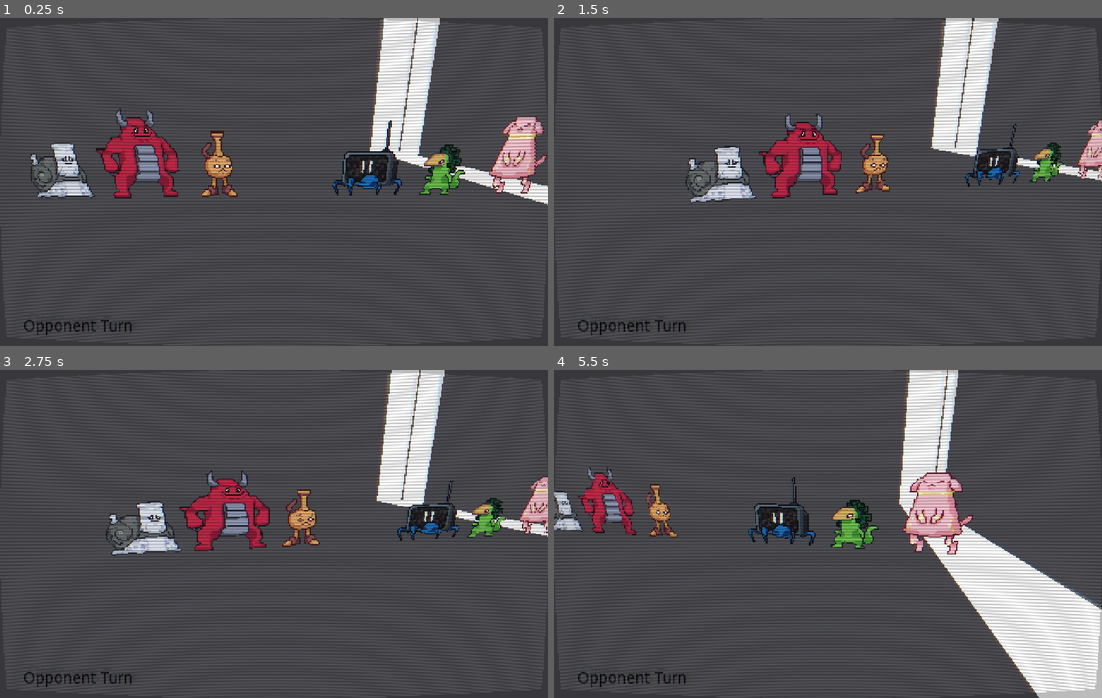
Above: before the commit, frames 1-4 (two rows, left to right).
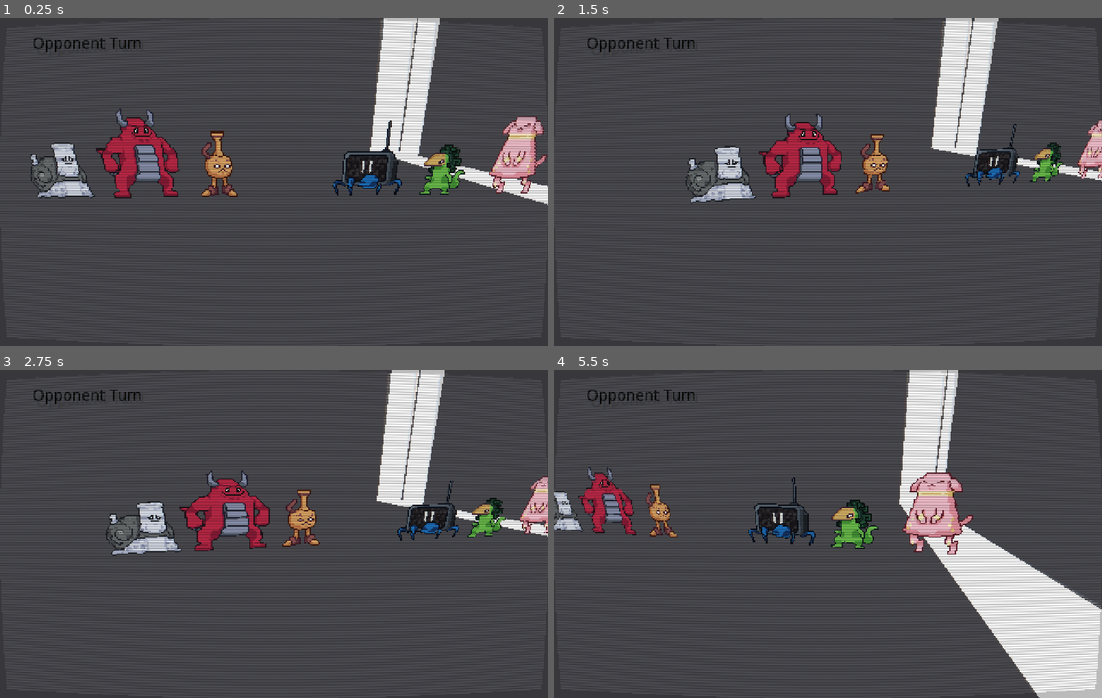
Above: after the commit, the same moments.

Repository: Hairic95/Yolky-RPG
Game: Godot game, scene res://Src/Scenes/3DBattleScene.tscn
Two runs of this game, one before a commit and one after it. Both use one fixed random seed, a clock stepped at 60 frames per second and the inputs below.
Inputs:
- Up to frame 1 (0.25 s): no input
- Up to frame 2 (1.5 s): no input
- Up to frame 3 (2.75 s): no input
- Up to frame 4 (5.5 s): no input

The runs differ from the first frame. In frame 1, 5.2% of the frame differs, in the area x 4-100%, y 0-97%; in frame 2, 4.2%; in frame 3, 4.3%; in frame 4, 7.9%, in the area x 0-100%, y 0-99%.

Commit message:
new stuff

Diff:
--- a/Assets/Shaders/crt_effect.tres
+++ b/Assets/Shaders/crt_effect.tres
@@ -98,10 +98,10 @@
 shader_param/show_vignette = false
 shader_param/vignette_opacity = 0.2
 shader_param/show_horizontal_scan_lines = true
-shader_param/horizontal_scan_lines_amount = 180.0
+shader_param/horizontal_scan_lines_amount = 120.0
 shader_param/horizontal_scan_lines_opacity = 1.0
 shader_param/show_vertical_scan_lines = false
 shader_param/vertical_scan_lines_amount = 320.0
 shader_param/vertical_scan_lines_opacity = 1.0
-shader_param/boost = 1.2
-shader_param/aberration_amount = 1.0
+shader_param/boost = 1.0
+shader_param/aberration_amount = 0.3
--- a/Data/characters.json
+++ b/Data/characters.json
@@ -1,6 +1,7 @@
 {
 	"pandira" :
 	{
+		"name": "Pandira",
 		"stats" :
 		{
 			"attack" : 1,
@@ -19,6 +20,7 @@
 	},
 	"pandira2" :
 	{
+		"name": "Pandira",
 		"stats" :
 		{
 			"attack" : 1,
@@ -37,6 +39,7 @@
 	},
 	"boevit" :
 	{
+		"name": "Boevit",
 		"stats" :
 		{
 			"attack" : 8,
@@ -55,6 +58,7 @@
 	},
 	"vhrab" :
 	{
+		"name": "Vhrab",
 		"stats" :
 		{
 			"attack" : 5,
@@ -73,6 +77,7 @@
 	},
 	"slandle" :
 	{
+		"name": "Slandle",
 		"stats" :
 		{
 			"attack" : 1,
@@ -91,6 +96,7 @@
 	},
 	"slandle2" :
 	{
+		"name": "Slandle",
 		"stats" :
 		{
 			"attack" : 1,
@@ -109,6 +115,7 @@
 	},
 	"peakoli" :
 	{
+		"name": "Peakoli",
 		"stats" :
 		{
 			"attack" : 1,
@@ -127,6 +134,7 @@
 	},
 	"potkin" :
 	{
+		"name": "Potkin",
 		"stats" :
 		{
 			"attack" : 1,
@@ -142,22 +150,5 @@
 			"front_attack",
 			"front_attack"
 		]
-	},
-	"bomborolo" :
-	{
-		"stats" :
-		{
-			"attack" : 1,
-			"maxhp" : 10,
-			"speed" : 4
-		},
-		"model" : "BomboroloModel",
-		"actions" :
-		[
-			"test",
-			"test_ranged",
-			"test_ranged",
-			"test_ranged"
-		]
 	}
 }
--- a/Src/Entities/3DCombatant.gd
+++ b/Src/Entities/3DCombatant.gd
@@ -1,5 +1,7 @@
 extends Spatial
 class_name Combatant3D
+
+var critter_name : String = ""
 
 # Combat Logic
 var current_hp : int = 1
@@ -34,6 +36,8 @@
 
 func Combatant(dict_data : Dictionary, starting_translation : Vector3):
 	# Data setting
+	if dict_data.has("name"):
+		critter_name = dict_data.name
 	if dict_data.has("stats"):
 		if dict_data.stats.has("attack") and dict_data.stats.has("maxhp") and dict_data.stats.has("speed"):
 			stats = dict_data.stats
@@ -60,54 +64,6 @@
 	}
 
 	animation_stack.append(new_animation)
-"""
-func play_first_animation():
-	if animation_stack.size() == 0:
-		is_playing_animation = false
-		BattleTurnHandler.emit_signal("combat_animation_ended")
-		return
-
-
-	is_playing_animation = true
-
-	var anim_to_execute = animation_stack.pop_front()
-
-	$MovementTween.interpolate_property(self, "translation", translation, anim_to_execute.pos,
-										model.get_anim_length(anim_to_execute.anim_name),
-										Tween.TRANS_LINEAR, Tween.EASE_IN)
-	$MovementTween.start()
-
-	model.play(anim_to_execute.anim_name)
-
-func play_non_combat_animation(anim_to_execute, final_translation = translation):
-	$NonCombatTween.interpolate_property(self, "translation", translation, final_translation,
-										model.get_anim_length(anim_to_execute),
-										Tween.TRANS_LINEAR, Tween.EASE_IN)
-	$NonCombatTween.start()
-
-	model.play(anim_to_execute)
-"""
-func on_movement_tween_completed():
-	#play_first_animation()
-	pass
-
-func attack_enemy():
-	BattleTurnHandler.emit_signal("damage_targets")
-"""
-func encounter_start_movement(move_position : Vector2):
-	if !is_playing_animation:
-		play_non_combat_animation("Moving")
-"""
-func attack_to_position(attack_translation : Vector3):
-	if !is_playing_animation:
-		if player_owner == "player":
-			add_new_animation(attack_translation + Vector3(-20, 0, 0), "Moving")
-			add_new_animation(attack_translation + Vector3(-15, 0, 0), "Attacking")
-		elif player_owner == "enemy":
-			add_new_animation(attack_translation + Vector3(20, 0, 0), "Moving")
-			add_new_animation(attack_translation + Vector3(15, 0, 0), "Attacking")
-		add_new_animation(Vector3.ZERO, "Idle")
-		# play_first_animation()
 
 func get_damaged():
 	if current_hp > 0:
@@ -118,13 +74,6 @@
 	create_popup("damage")
 
 # Stats handling
-
-func get_speed():
-	if stats.has("speed"):
-		return stats.speed
-
-func _on_CharacterButton_pressed():
-	BattleTurnHandler.emit_signal("combatant_selected", self)
 
 func get_hurt(damage):
 	current_hp = max(current_hp - damage, 0)
@@ -183,7 +132,6 @@
 
 	BattleTurnHandler.emit_signal("ai_chooses_action_and_combatant", self, action_selected, actual_targets)
 
-
 func pass_turn():
 	var pass_action = Action.new({"action_type" : "pass"})
 	BattleTurnHandler.emit_signal("ai_chooses_action_and_combatant", self, pass_action, [])
--- a/Src/Entities/Combatant.gd
+++ b/Src/Entities/Combatant.gd
@@ -2,6 +2,8 @@
 class_name Combatant
 
 # Combat Logic
+
+var critter_name : String = ""
 
 var current_hp : int = 1
 
--- a/Src/Scenes/3DBattleScene.gd
+++ b/Src/Scenes/3DBattleScene.gd
@@ -3,6 +3,7 @@
 var combatant_reference = load("res://Src/Entities/3DCombatant.tscn")
 var battlemenu_action_button_reference = load("res://Src/UIComponents/BattleMenuActionButton.tscn")
 
+var current_player = null
 var players = []
 
 func _ready():
@@ -59,6 +60,9 @@
 	players.append(player1)
 	players.append(player2)
 
+	if player1.type == Player.PlayerType.Player:
+		current_player = player1
+
 	var row_position_cont = 1
 	for critter_id in player1_data.critters:
 		prepare_critter(critter_id, row_position_cont, player1)
@@ -109,6 +113,7 @@
 			start_round()
 		if next_player.can_start_turn():
 			start_turn(next_player)
+			return
 		# tie result
 
 	match player.type:
@@ -130,4 +135,23 @@
 	return null
 
 func show_player_ui():
-	pass
+	for critter in current_player.critters:
+		var new_critter_button = Button.new()
+		new_critter_button.text = critter.critter_name
+
+		new_critter_button.connect("pressed", self, "show_critter_actions", [critter])
+
+		$UI/Critters.add_child(new_critter_button)
+
+func show_critter_actions(critter):
+
+	for old_button in $UI/Actions.get_children():
+		old_button.queue_free()
+
+	for action in critter.actions:
+		var new_action_button = Button.new()
+		new_action_button.text = action.action_name
+
+		new_action_button.connect("pressed", self, "show_critter_actions", [critter])
+
+		$UI/Actions.add_child(new_action_button)
--- a/Src/Scenes/3DBattleScene.tscn
+++ b/Src/Scenes/3DBattleScene.tscn
@@ -91,9 +91,10 @@
 [node name="UI" type="CanvasLayer" parent="."]
 
 [node name="TestTurn" type="Label" parent="UI"]
-margin_top = 256.0
-margin_right = 136.0
-margin_bottom = 286.0
+margin_left = 8.0
+margin_top = 8.0
+margin_right = 144.0
+margin_bottom = 38.0
 custom_colors/font_color = Color( 0, 0, 0, 1 )
 text = "YOUR TURN"
 align = 1
@@ -101,4 +102,28 @@
 __meta__ = {
 "_edit_use_anchors_": false
 }
+
+[node name="Critters" type="VBoxContainer" parent="UI"]
+anchor_top = 1.0
+anchor_bottom = 1.0
+margin_left = 8.0
+margin_top = -88.0
+margin_right = 104.0
+margin_bottom = -8.0
+alignment = 2
+__meta__ = {
+"_edit_use_anchors_": false
+}
+
+[node name="Actions" type="VBoxContainer" parent="UI"]
+anchor_top = 1.0
+anchor_bottom = 1.0
+margin_left = 152.0
+margin_top = -88.0
+margin_right = 248.0
+margin_bottom = -8.0
+alignment = 2
+__meta__ = {
+"_edit_use_anchors_": false
+}
 [connection signal="timeout" from="Camera/CameraReset" to="." method="_on_CameraReset_timeout"]
